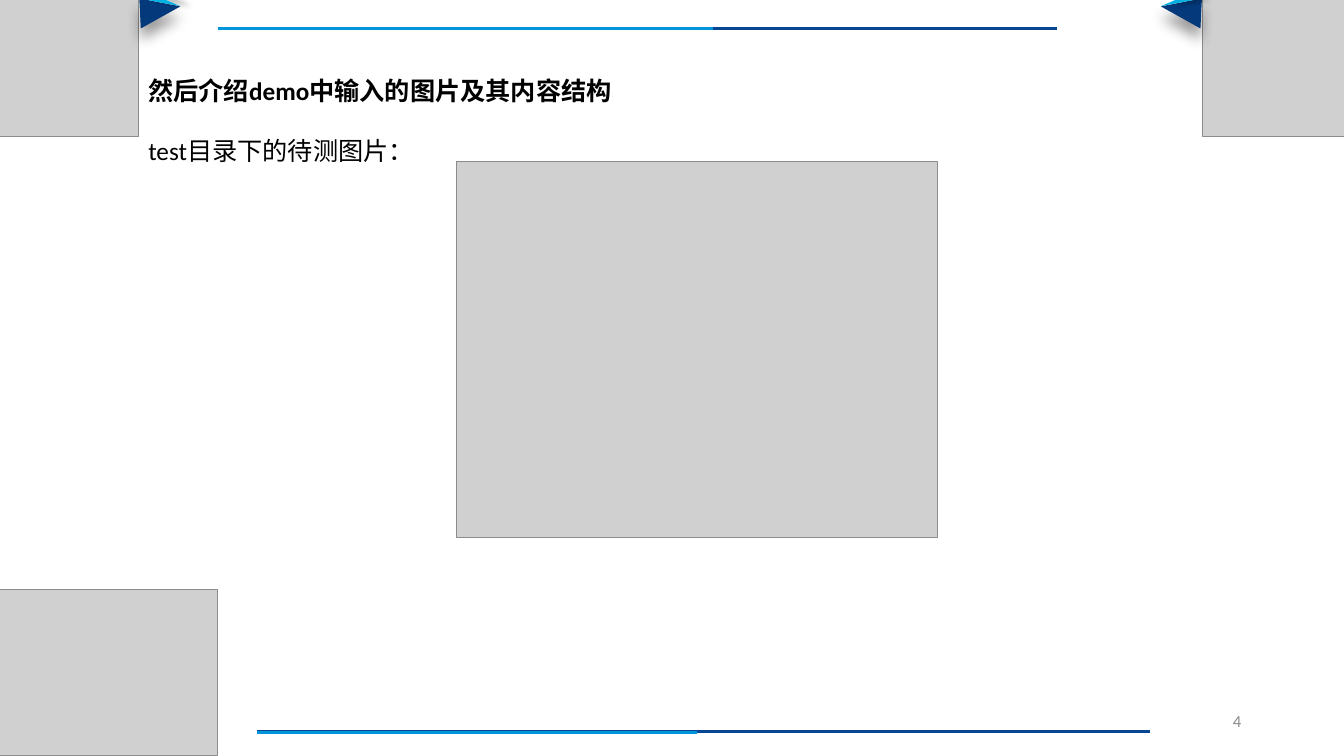
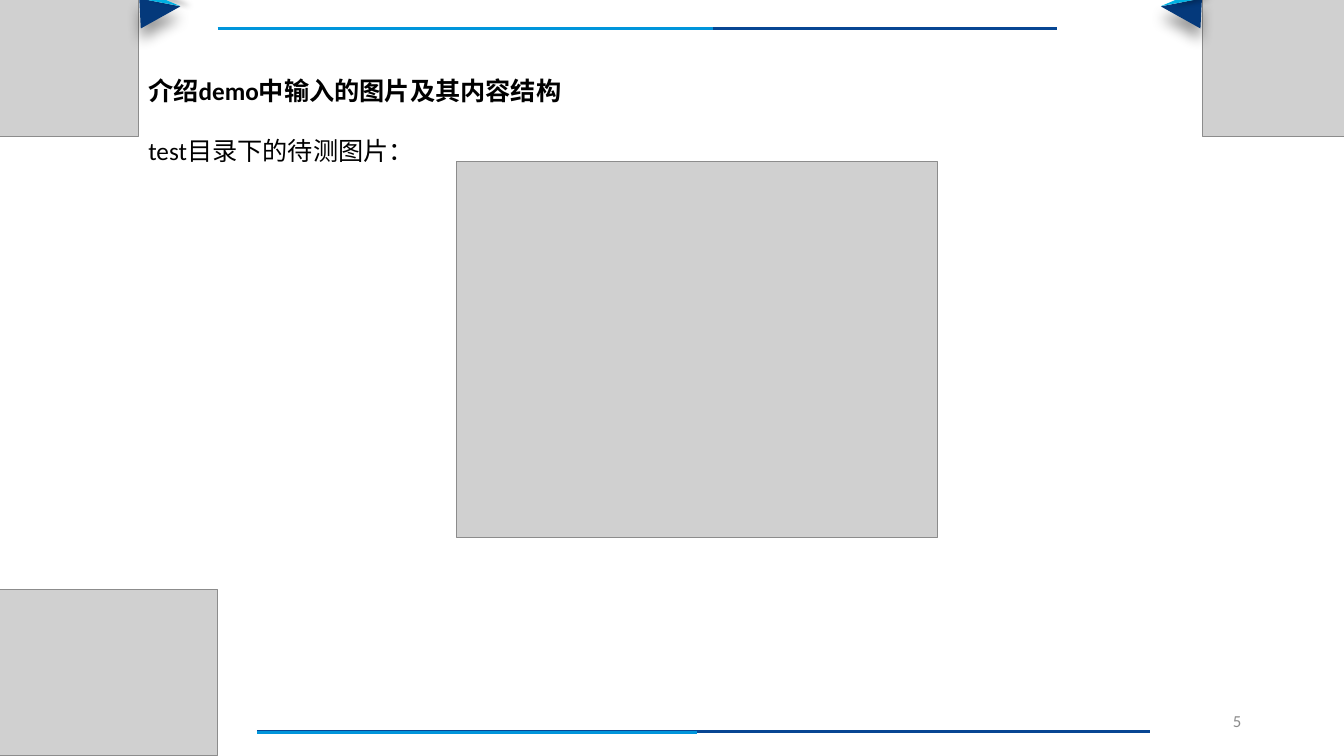
Before and after one commit to 01369668/kNN_HandwrittenNumberRecognition, a slide deck: slide 5 of directions/kNN算法demo介绍.pptx (slide 4 before the commit). Drawn at 1344x756 pixels with LibreOffice and Linux fonts; fonts in the diff are those of the drawing; grey boxes stand for pictures. Boxes give left, top, right and bottom in pixels: in the first picture for what was removed or moved away, otherwise in the second. Text is boxed around its words. In the diff, an @@ line names an element or a change of style, - is before the commit and + after.

Commit message:
内容优化

```diff
--- a/directions/kNN算法demo介绍.pptx
+++ b/directions/kNN算法demo介绍.pptx
@@ text at (x1=148, y1=78, x2=561, y2=103): text changed @@
-然后介绍demo中输入的图片及其内容结构
+介绍demo中输入的图片及其内容结构
@@ page number at (x1=1233, y1=716, x2=1241, y2=727): text changed @@
-4
+5
```
Also in this commit, not shown: 3 other slides changed, 2 other files.
